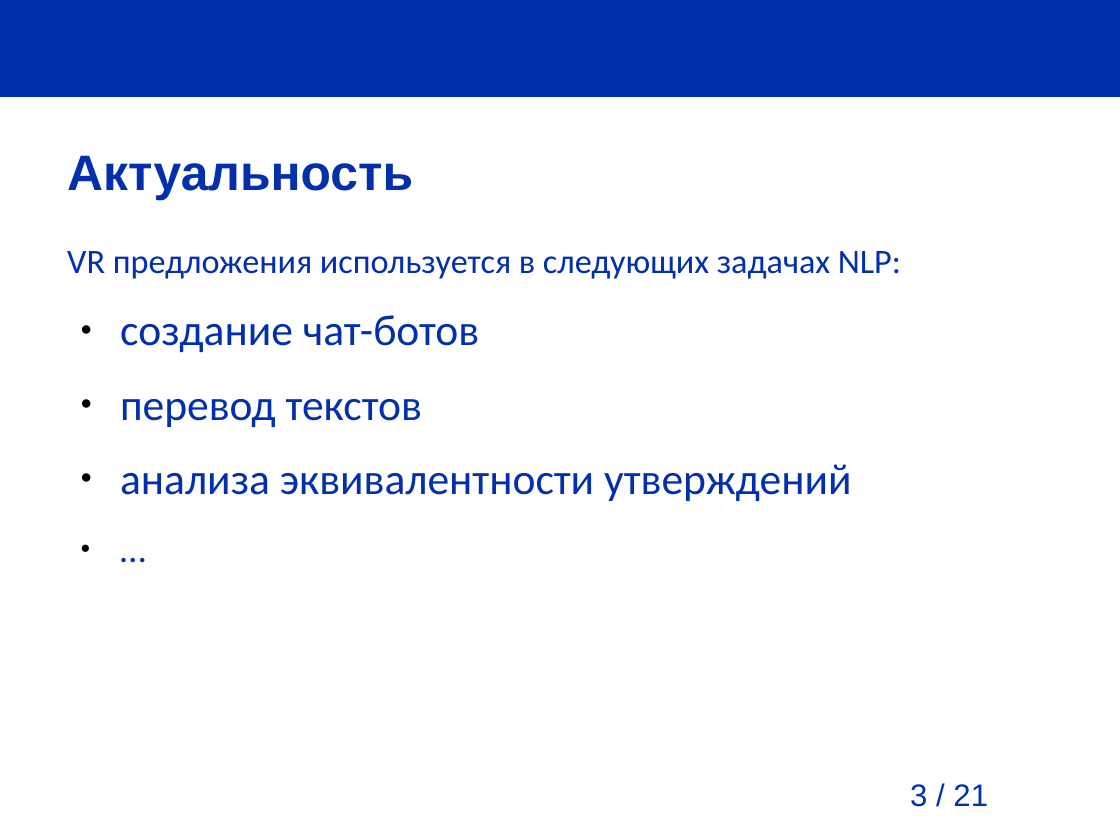
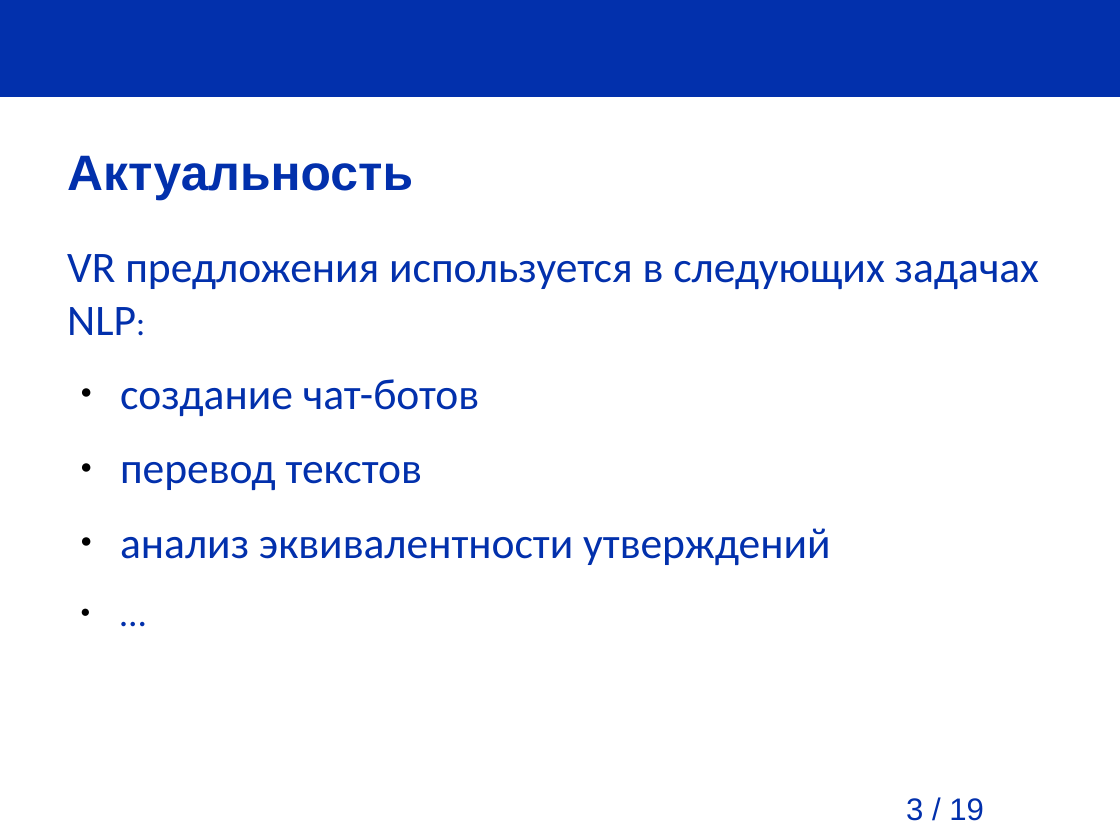
Before and after one commit to pva701/bachelor-thesis, a slide deck: slide 3 of presentation/presentation.odp. Drawn at 1120x840 pixels with LibreOffice and Linux fonts; fonts in the diff are those of the drawing; background and template pictures are left out. Boxes give left, top, right and bottom in pixels: in the first picture for what was removed or moved away, otherwise in the second. Text is boxed around its words. In the diff, an @@ line names an element or a change of style, - is before the commit and + after.

```diff
--- a/presentation/presentation.odp
+++ b/presentation/presentation.odp
@@ text at [67,254,1039,335]: size 22 to 28 pt in "VR предложения используется в следующих задачах NLP:" @@
@@ text at [120,528,830,565]: text changed @@
-● анализа эквивалентности утверждений
+● анализ эквивалентности утверждений
@@ page number at [906,798,984,821]: text changed @@
-3 / 21
+3 / 19
```
Also in this commit, not shown: 14 other slides changed, 7 slides added, 5 slides removed, 15 other files.
